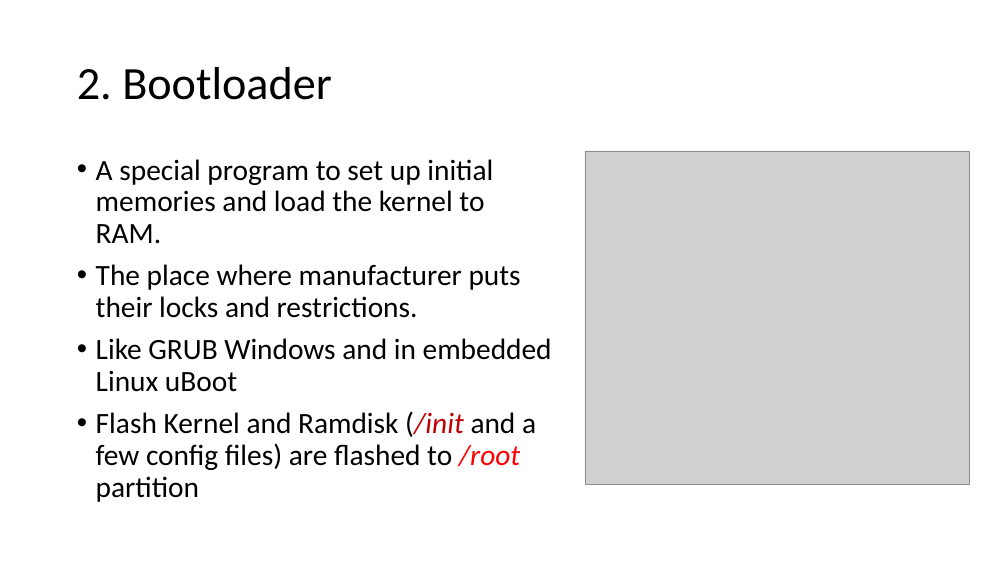
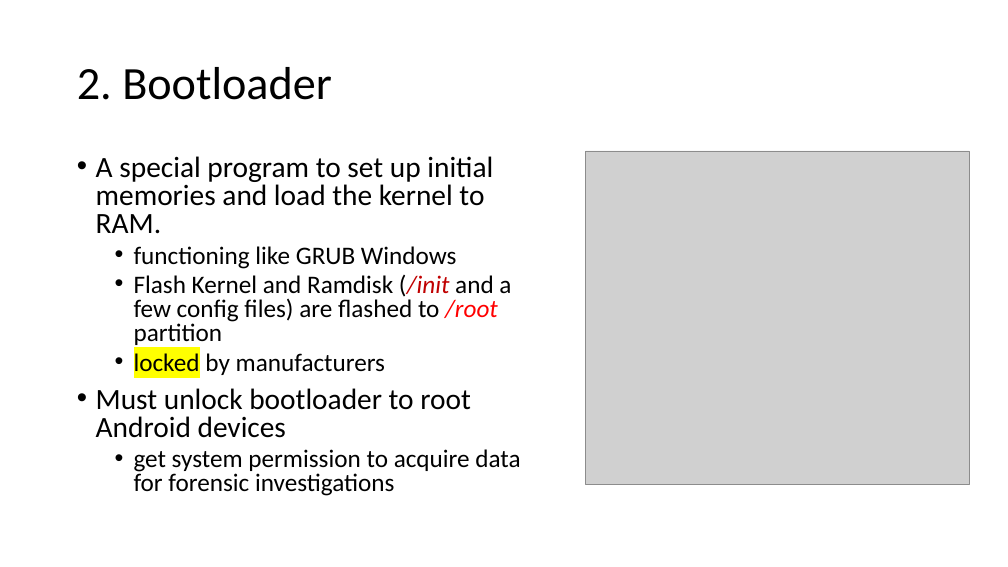
Before and after one commit to frankwxu/digital-forensics-lab, a slide deck: slide 22 of Andriod10/0_Intro_Pixel3_Andriod10.pptx (slide 18 before the commit). Drawn at 1008x567 pixels with LibreOffice and Linux fonts; fonts in the diff are those of the drawing; grey boxes stand for pictures; background and template pictures are left out. Boxes give left, top, right and bottom in pixels: in the first picture for what was removed or moved away, otherwise in the second. Text is boxed around its words. In the diff, an @@ line names an element or a change of style, - is before the commit and + after.

```diff
--- a/Andriod10/0_Intro_Pixel3_Andriod10.pptx
+++ b/Andriod10/0_Intro_Pixel3_Andriod10.pptx
@@ text at box(96, 156, 511, 348): size 28 to 24 pt in "Flash Kernel and Ramdisk (/init and a ..."; line spacing 0.9 to 0.8; list level 1 to 2 in "Flash Kernel and Ramdisk (/init ..." @@
@@ text at box(134, 246, 456, 269): text changed; size 28 to 24 pt @@
-• The place where manufacturer puts their locks and restrictions.
-• Like GRUB Windows and in embedded Linux uBoot
+  • functioning like GRUB Windows
@@ text at box(96, 353, 520, 496): paragraphs added @@
+  • locked by manufacturers
+• Must unlock bootloader to root Android devices
+  • get system permission to acquire data for forensic investigations
```
Also in this commit, not shown: 10 other slides changed, 4 slides added, 1 other file.
